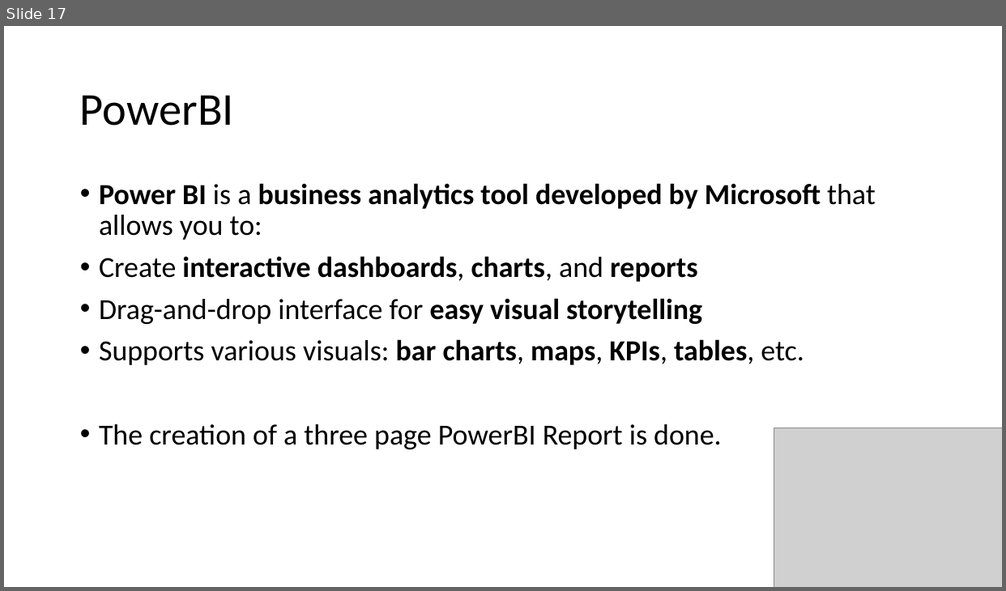
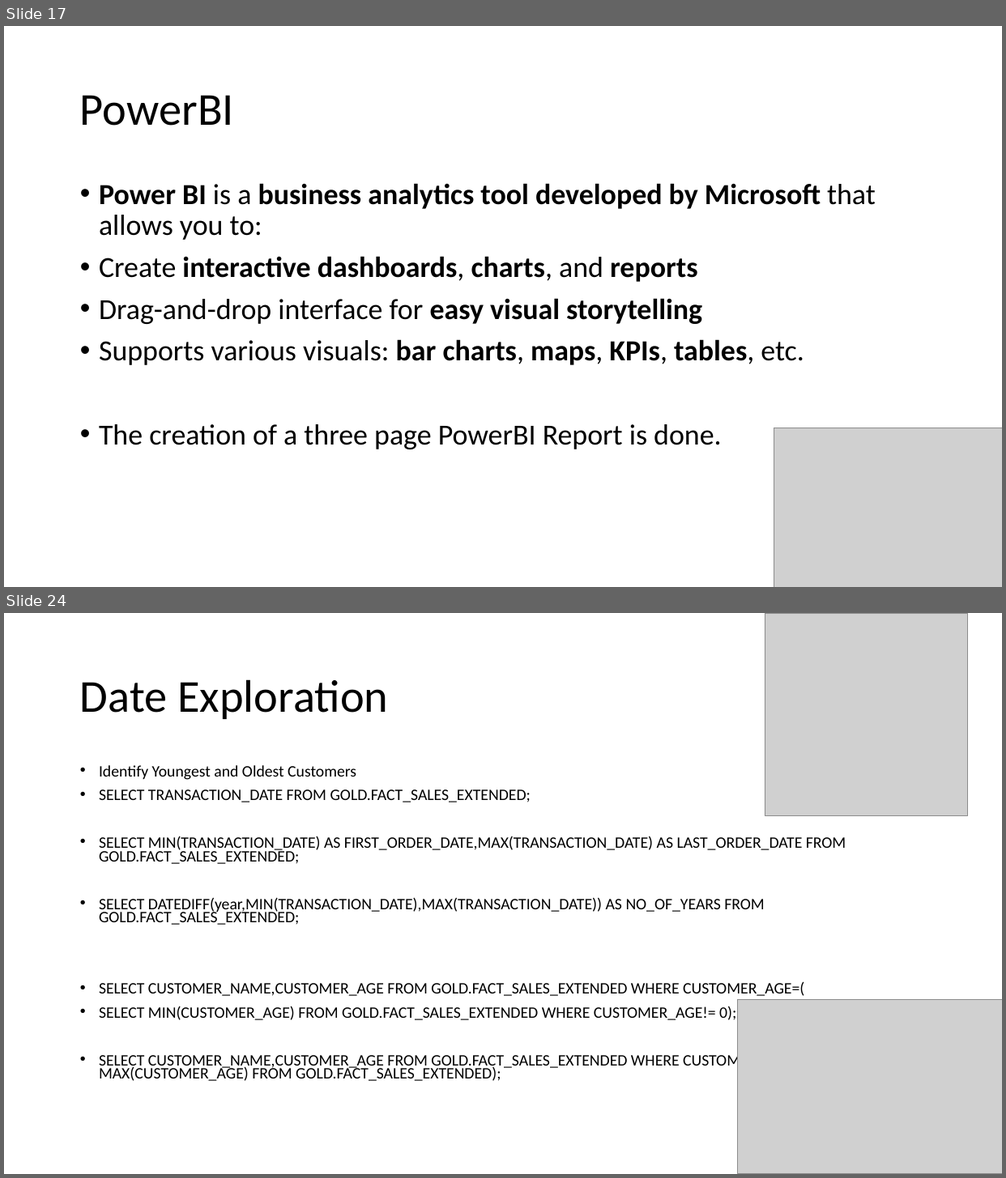
Before and after one commit to Vishwanaathh/RETAIL_SALES_DATA_ANALYTICS, a slide deck: Retail Sales Data Analysis.pptx. Shown one above the other, each under a label of ours: slide 17 before the commit, slides 17 and 24 after it; the slides between them are not shown. The pictures are 1006x591 and 1006x1178 pixels, drawn with LibreOffice and Linux fonts; fonts in the diff are those of the drawing; grey boxes stand for pictures. Boxes give left, top, right and bottom in pixels: in the first picture for what was removed or moved away, otherwise in the second. Text is boxed around its words. In the diff, an @@ line names an element or a change of style, - is before the commit and + after.

```diff
--- a/Retail Sales Data Analysis.pptx
+++ b/Retail Sales Data Analysis.pptx
@@ slide 24 added at [4,613,1002,1174], background #FFFFFF @@
@@ picture added at [765,613,967,815] @@
@@ title added at [80,679,388,719], 44 pt, text #000000 @@
+Date Exploration
@@ text added at [99,765,846,1081], 15.4 pt, text #000000 @@
+• Identify Youngest and Oldest Customers
+• SELECT TRANSACTION_DATE FROM GOLD.FACT_SALES_EXTENDED;
+• SELECT MIN(TRANSACTION_DATE) AS FIRST_ORDER_DATE,MAX(TRANSACTION_DATE) AS LAST_ORDER_DATE FROM GOLD.FACT_SALES_EXTENDED;
+• SELECT DATEDIFF(year,MIN(TRANSACTION_DATE),MAX(TRANSACTION_DATE)) AS NO_OF_YEARS FROM GOLD.FACT_SALES_EXTENDED;
+• SELECT CUSTOMER_NAME,CUSTOMER_AGE FROM GOLD.FACT_SALES_EXTENDED WHERE CUSTOMER_AGE=(
+• SELECT MIN(CUSTOMER_AGE) FROM GOLD.FACT_SALES_EXTENDED WHERE CUSTOMER_AGE!= 0);
+• SELECT CUSTOMER_NAME,CUSTOMER_AGE FROM GOLD.FACT_SALES_EXTENDED WHERE CUSTOMER_AGE=( SELECT MAX(CUSTOMER_AGE) FROM GOLD.FACT_SALES_EXTENDED);
@@ picture added at [738,1000,1002,1174] @@
```
Also in this commit, not shown: 11 other slides added, 6 other files.
